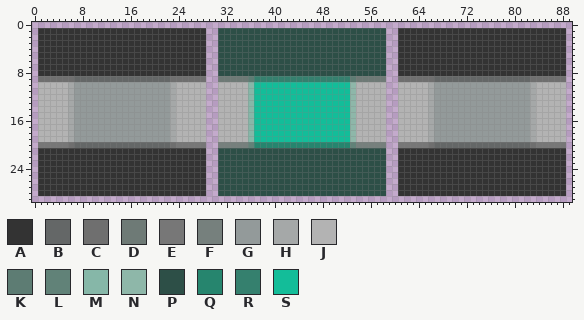
Sprite sheet: ReaClassical/SD Edit.png. That is the earlier state.
The file is 90x30 pixels. Colours within 5 levels of each other are drawn and written as one.
Palette (. is transparent): A #333333  B #646767  C #6f6f6f  D #6e7a76  E #777777  F #76807d  G #939a9a  H #a5a8a8  J #b3b3b3  K #5d7c73  L #618278  M #86b7a8  N #8eb7a9  P #2d4f47  Q #26856e  R #35806e  S #13bd99
Once edited:
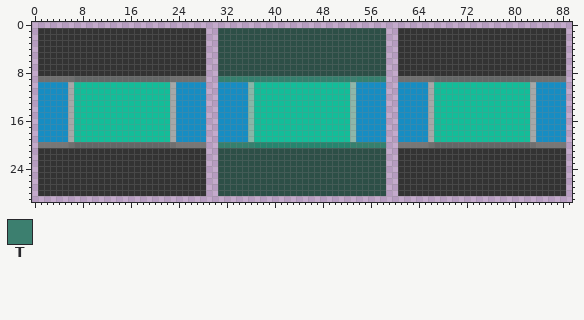
Colours new in this view: T #3c7f6f
Change:
@@ palette @@
-J #b3b3b3
+J #168dc3
@@ x 0..89 @@
  8 .AAAAAAAAAAAAAAAAAAAAAAAAAAAA..PPPPPPPPPPPPPPPPPPPPPPPPPPPP..AAAAAAAAAAAAAAAAAAAAAAAAAAAA.
- 9 .CCCCCCBBBBBBBBBBBBBBBBCCCCCC..DDDDDKRRRRRRRRRRRRRRRRKDDDDD..CCCCCCBBBBBBBBBBBBBBBBCCCCCC.
-10 .JJJJJHGGGGGGGGGGGGGGGGHJJJJJ..JJJJJMSSSSSSSSSSSSSSSSNJJJJJ..JJJJJHGGGGGGGGGGGGGGGGHJJJJJ.
-11 .JJJJJHGGGGGGGGGGGGGGGGHJJJJJ..JJJJJMSSSSSSSSSSSSSSSSNJJJJJ..JJJJJHGGGGGGGGGGGGGGGGHJJJJJ.
-12 .JJJJJHGGGGGGGGGGGGGGGGHJJJJJ..JJJJJMSSSSSSSSSSSSSSSSNJJJJJ..JJJJJHGGGGGGGGGGGGGGGGHJJJJJ.
-13 .JJJJJHGGGGGGGGGGGGGGGGHJJJJJ..JJJJJMSSSSSSSSSSSSSSSSNJJJJJ..JJJJJHGGGGGGGGGGGGGGGGHJJJJJ.
-14 .JJJJJHGGGGGGGGGGGGGGGGHJJJJJ..JJJJJMSSSSSSSSSSSSSSSSNJJJJJ..JJJJJHGGGGGGGGGGGGGGGGHJJJJJ.
-15 .JJJJJHGGGGGGGGGGGGGGGGHJJJJJ..JJJJJMSSSSSSSSSSSSSSSSNJJJJJ..JJJJJHGGGGGGGGGGGGGGGGHJJJJJ.
-16 .JJJJJHGGGGGGGGGGGGGGGGHJJJJJ..JJJJJMSSSSSSSSSSSSSSSSNJJJJJ..JJJJJHGGGGGGGGGGGGGGGGHJJJJJ.
-17 .JJJJJHGGGGGGGGGGGGGGGGHJJJJJ..JJJJJMSSSSSSSSSSSSSSSSNJJJJJ..JJJJJHGGGGGGGGGGGGGGGGHJJJJJ.
-18 .JJJJJHGGGGGGGGGGGGGGGGHJJJJJ..JJJJJMSSSSSSSSSSSSSSSSNJJJJJ..JJJJJHGGGGGGGGGGGGGGGGHJJJJJ.
-19 .JJJJJHGGGGGGGGGGGGGGGGHJJJJJ..JJJJJMSSSSSSSSSSSSSSSSNJJJJJ..JJJJJHGGGGGGGGGGGGGGGGHJJJJJ.
-20 .EEEEECBBBBBBBBBBBBBBBBCEEEEE..FFFFFLQQQQQQQQQQQQQQQQLFFFFF..EEEEECBBBBBBBBBBBBBBBBCEEEEE.
+ 9 .CCCCCCBBBBBBBBBBBBBBBBCCCCCC..RRRRRRRRRRRRRRRRRRRRRRTRRRRR..CCCCCCBBBBBBBBBBBBBBBBCCCCCC.
+10 .JJJJJHSSSSSSSSSSSSSSSSHJJJJJ..JJJJJMSSSSSSSSSSSSSSSSNJJJJJ..JJJJJHSSSSSSSSSSSSSSSSHJJJJJ.
+11 .JJJJJHSSSSSSSSSSSSSSSSHJJJJJ..JJJJJMSSSSSSSSSSSSSSSSNJJJJJ..JJJJJHSSSSSSSSSSSSSSSSHJJJJJ.
+12 .JJJJJHSSSSSSSSSSSSSSSSHJJJJJ..JJJJJMSSSSSSSSSSSSSSSSNJJJJJ..JJJJJHSSSSSSSSSSSSSSSSHJJJJJ.
+13 .JJJJJHSSSSSSSSSSSSSSSSHJJJJJ..JJJJJMSSSSSSSSSSSSSSSSNJJJJJ..JJJJJHSSSSSSSSSSSSSSSSHJJJJJ.
+14 .JJJJJHSSSSSSSSSSSSSSSSHJJJJJ..JJJJJMSSSSSSSSSSSSSSSSNJJJJJ..JJJJJHSSSSSSSSSSSSSSSSHJJJJJ.
+15 .JJJJJHSSSSSSSSSSSSSSSSHJJJJJ..JJJJJMSSSSSSSSSSSSSSSSNJJJJJ..JJJJJHSSSSSSSSSSSSSSSSHJJJJJ.
+16 .JJJJJHSSSSSSSSSSSSSSSSHJJJJJ..JJJJJMSSSSSSSSSSSSSSSSNJJJJJ..JJJJJHSSSSSSSSSSSSSSSSHJJJJJ.
+17 .JJJJJHSSSSSSSSSSSSSSSSHJJJJJ..JJJJJMSSSSSSSSSSSSSSSSNJJJJJ..JJJJJHSSSSSSSSSSSSSSSSHJJJJJ.
+18 .JJJJJHSSSSSSSSSSSSSSSSHJJJJJ..JJJJJMSSSSSSSSSSSSSSSSNJJJJJ..JJJJJHSSSSSSSSSSSSSSSSHJJJJJ.
+19 .JJJJJHSSSSSSSSSSSSSSSSHJJJJJ..JJJJJMSSSSSSSSSSSSSSSSNJJJJJ..JJJJJHSSSSSSSSSSSSSSSSHJJJJJ.
+20 .EEEEECBBBBBBBBBBBBBBBBCEEEEE..RRRRRRQQQQQQQQQQQQQQQQRRRRRR..EEEEECBBBBBBBBBBBBBBBBCEEEEE.
 21 .AAAAAAAAAAAAAAAAAAAAAAAAAAAA..PPPPPPPPPPPPPPPPPPPPPPPPPPPP..AAAAAAAAAAAAAAAAAAAAAAAAAAAA.
Pixel boxes of the changes (left, top, right, bottom) in both pictures:
changed: (38, 76, 254, 148)
changed: (350, 76, 566, 148)
